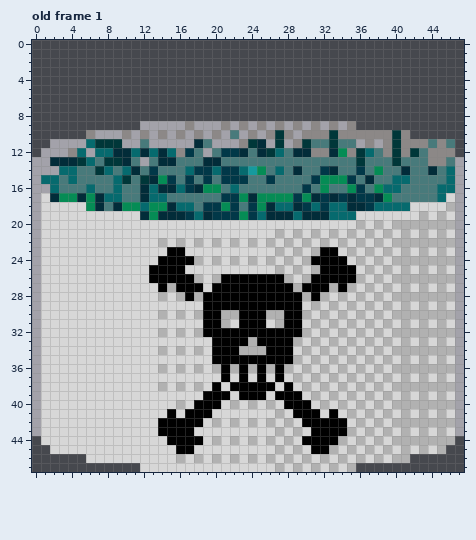
One commit to this pixel-art file: aesprite/RatPoison.ase. The picture above was drawn from the file before the commit.
48x48 pixels, 1 frame. Colours within 5 levels of each other are drawn and written as one. Shown: old frame 1. The commit also changed other frames, which this record leaves out.
After the commit:
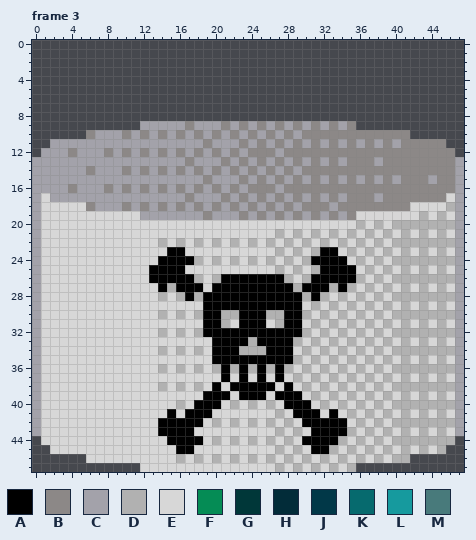
Palette (. is transparent): A #000000  B #8c8887  C #a3a2aa  D #b1b1b1  E #d7d7d7  F #058c55  G #003739  H #022c39  J #013848  K #066a6e  L #169a9e  M #487a7b
A new or re-ordered frame is compared with the old frame closest to it.
The author wrote: Finalizing Poison behavior
What changed:
frames 1 -> 3
layer "Layer 2" removed
layer "Layer 6" removed
layer "Layer 3" removed
Changed rows in their new state; - is an unchanged pixel.
Frame 3 is new; against old frame 1:
first column x 1:
10 ---------------------B----C-----B------B------
11 -----CCCC--C-----CB----CB-B--CBCBCB----C---B-.
12 ----C-CBCBCBCBC-CB-BCBCBBBCBBB--BB-BBB-B-BB---
13 -CCCCCCCCCC-CCCCBCCCBCBCBCBCBCBCBCBBBCBBBBB--B
14 --CCCBCCCBCBCBCBCBCBCBCBCBCBCBBBBBBBBBBBBBBBBB
15 CCCCCCCCCCCCCCCCCCBCCCBCBCBCBCBCBCBCBCBCBBBCBB
16 -CCBCCCBCBCBCBCBCBCBCBCBBBCBBBBBBBBBBBBBBBBBBB
17 -CCCCCCCCCCCCCCCBCCCBCBCBCBCBCBCBCBBBCBBBBBBB-
18 -----BCCCBCBCBCBCBCBCBCBCBCBCBBBCBBBBBBBB-----
19 -----------CCCCCCCBCCCBCBCBCBCBCBCB-----------
Changed places in both pictures, as pixel boxes (x1, y1, x2, y2):
changed: (41, 130, 455, 220)
